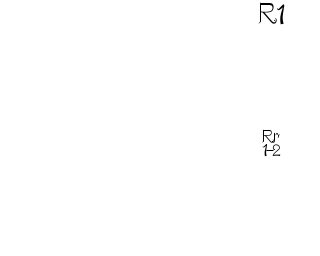
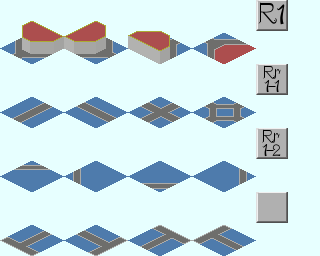
Comparing the layer stacks of the two 320×256 images. Changes:
added layer "Rr ..." above "Image" over 263, 65, 281, 93
added layer "Image" over 0, 0, 320, 256
